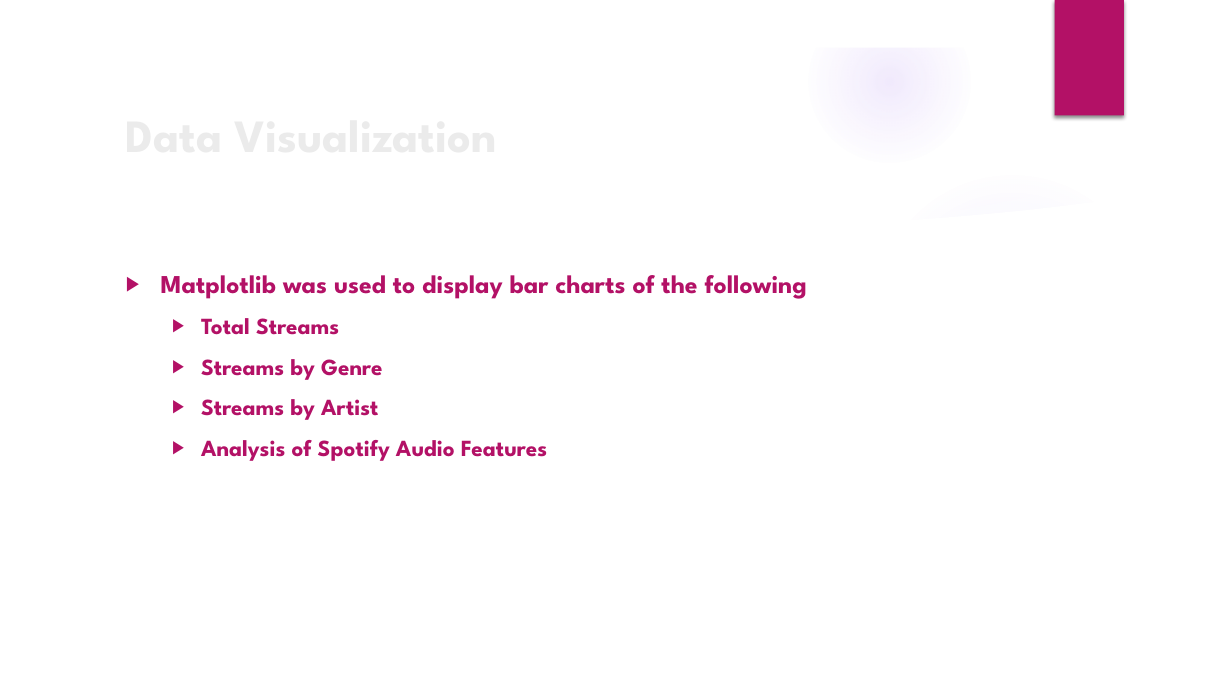
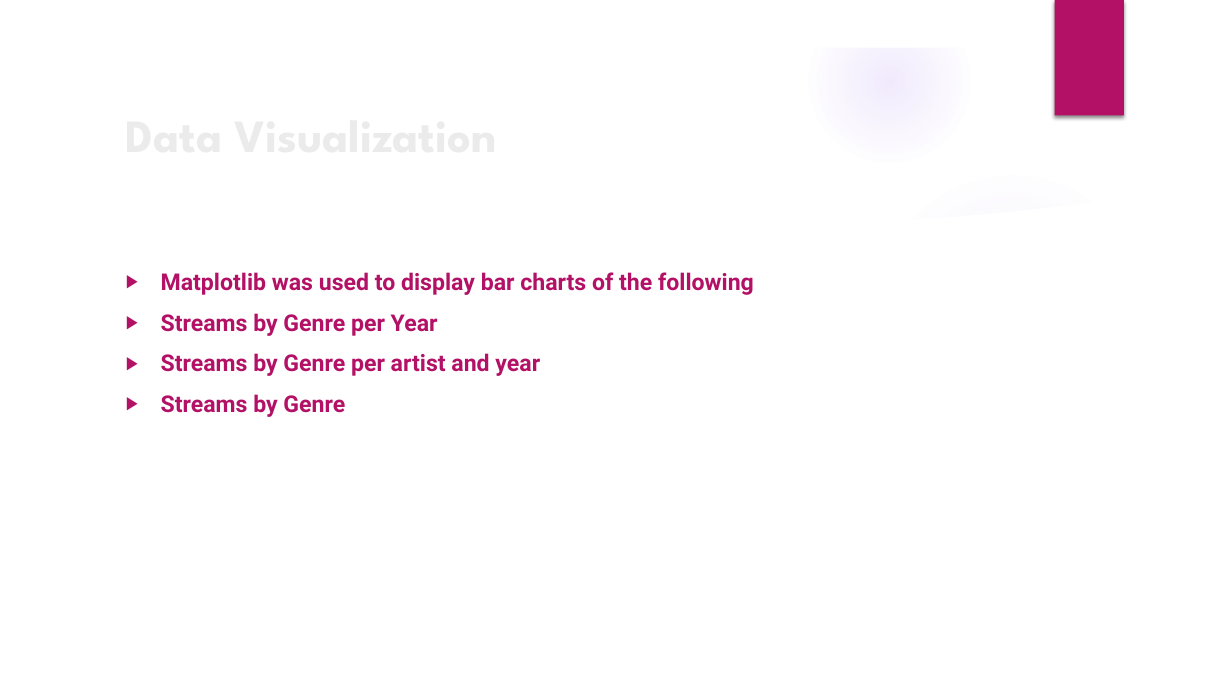
Before and after one commit to The-Music-Notes/Music_Data, a slide deck: slide 7 of Music Notes 2024.pptx (slide 6 before the commit). Drawn at 1232x693 pixels with LibreOffice and Linux fonts; fonts in the diff are those of the drawing; background and template pictures are left out. Boxes give left, top, right and bottom in pixels: in the first picture for what was removed or moved away, otherwise in the second. Text is boxed around its words. In the diff, an @@ line names an element or a change of style, - is before the commit and + after.

```diff
--- a/Music Notes 2024.pptx
+++ b/Music Notes 2024.pptx
@@ text at [161, 272, 754, 417]: size 20 to 18 pt in "Matplotlib was used to display bar charts ..."; font League Spartan to Roboto in "Matplotlib was used to display bar charts ...", "Streams by Genre"; list level 2 to 1 in "Streams by Genre" @@
@@ text at [161, 313, 540, 376]: text changed; font League Spartan to Roboto @@
-  ▶ Total Streams
+▶ Streams by Genre per Year
+▶ Streams by Genre per artist and year
@@ text at [201, 399, 547, 461]: paragraphs removed @@
-  ▶ Streams by Artist
-  ▶ Analysis of Spotify Audio Features
```
Also in this commit, not shown: 7 other slides changed, 3 slides added, 7 slides removed, 4 other files.
